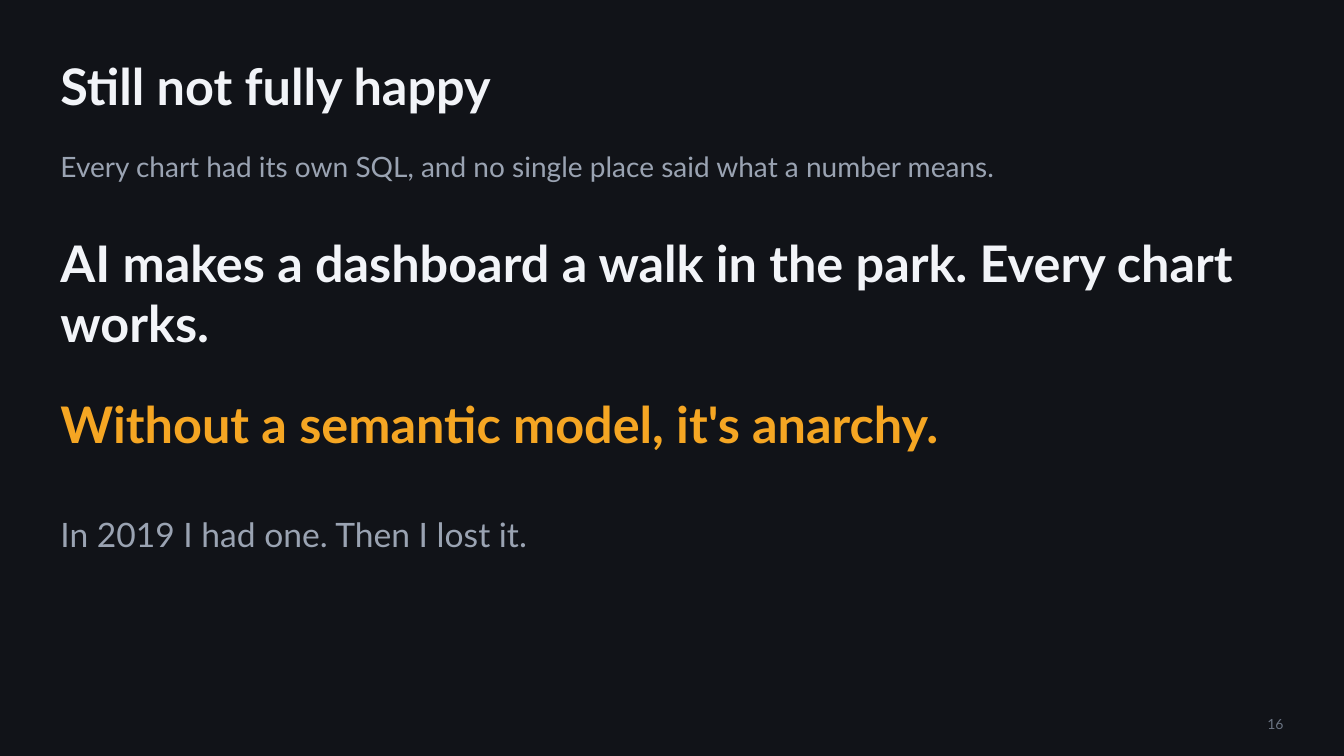
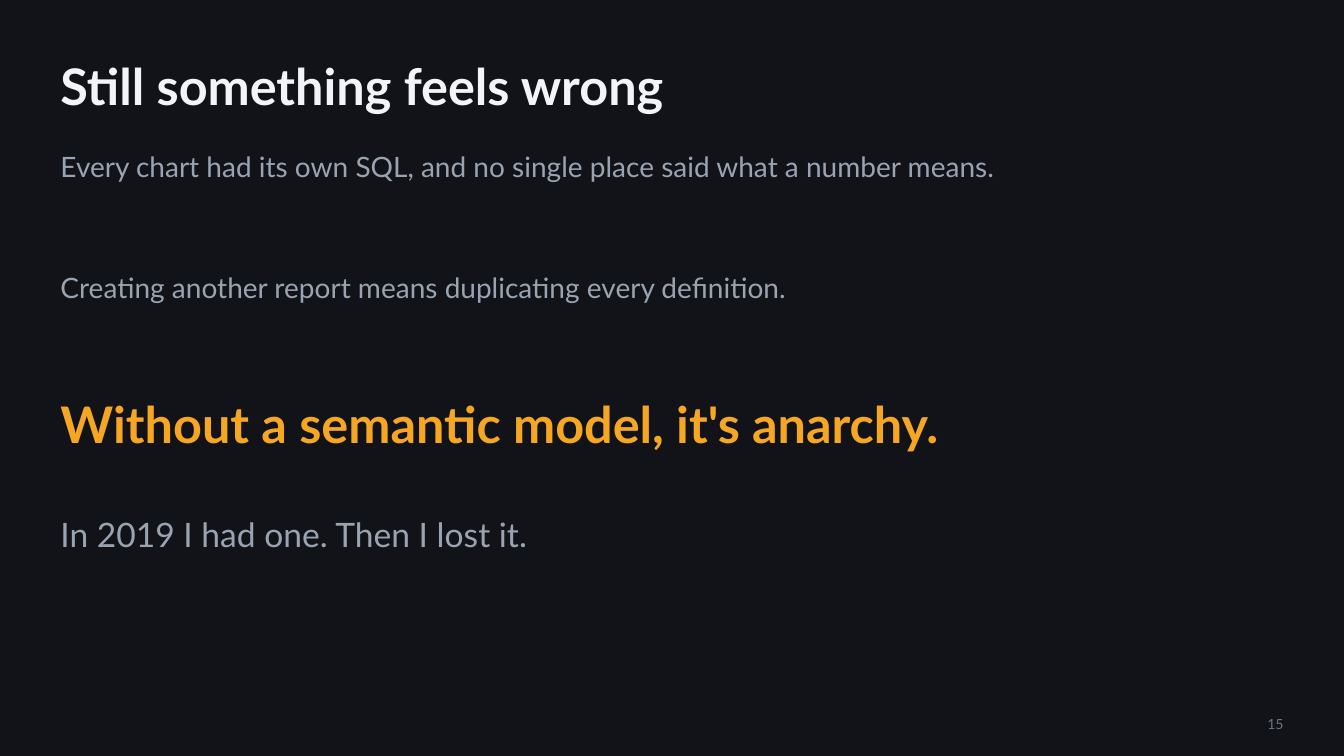
Before and after one commit to djouallah/presentations, a slide deck: slide 15 of analytics-as-code/analytics-as-code.pptx (slide 16 before the commit). Drawn at 1344x756 pixels with LibreOffice and Linux fonts; fonts in the diff are those of the drawing. Boxes give left, top, right and bottom in pixels: in the first picture for what was removed or moved away, otherwise in the second. Text is boxed around its words. In the diff, an @@ line names an element or a change of style, - is before the commit and + after.

```diff
--- a/analytics-as-code/analytics-as-code.pptx
+++ b/analytics-as-code/analytics-as-code.pptx
@@ title at (60, 67, 663, 114): text changed @@
-Still not fully happy
+Still something feels wrong
@@ text at (60, 277, 785, 303): text changed; size 36 to 20 pt; text colour #F2F4F8 to #9AA3B2; bold off @@
-AI makes a dashboard a walk in the park. Every chart works.
+Creating another report means duplicating every definition.
@@ page number at (1267, 719, 1283, 729): text changed @@
-16
+15
```
Also in this commit, not shown: 4 other slides changed, 1 slide removed, 1 other file.
